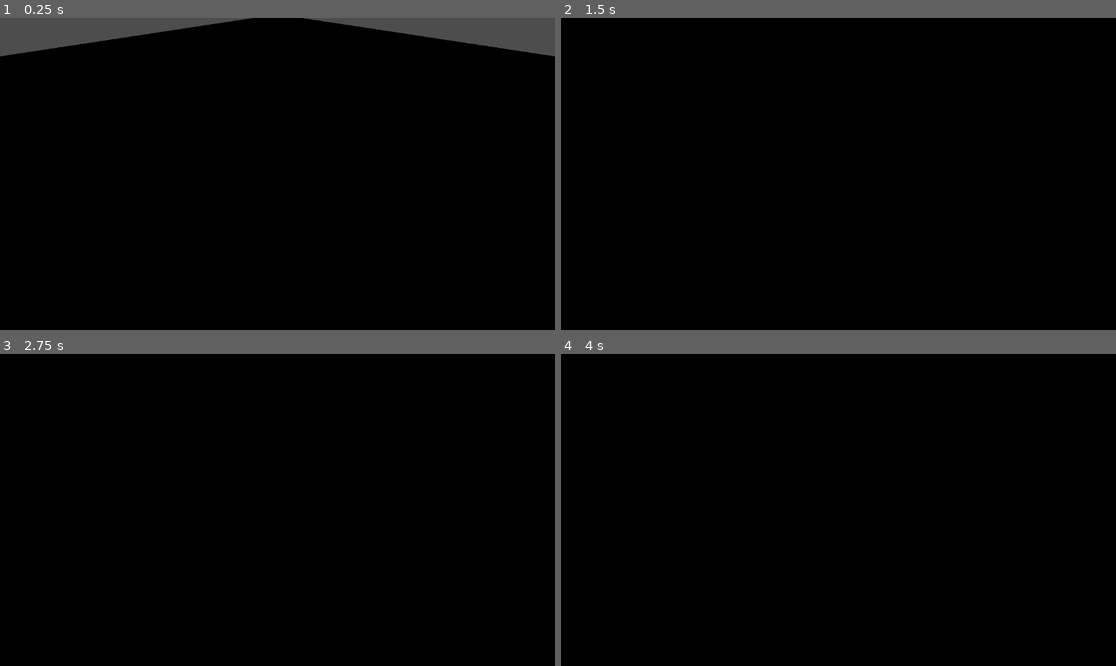
Above: before the commit, frames 1-4 (two rows, left to right).
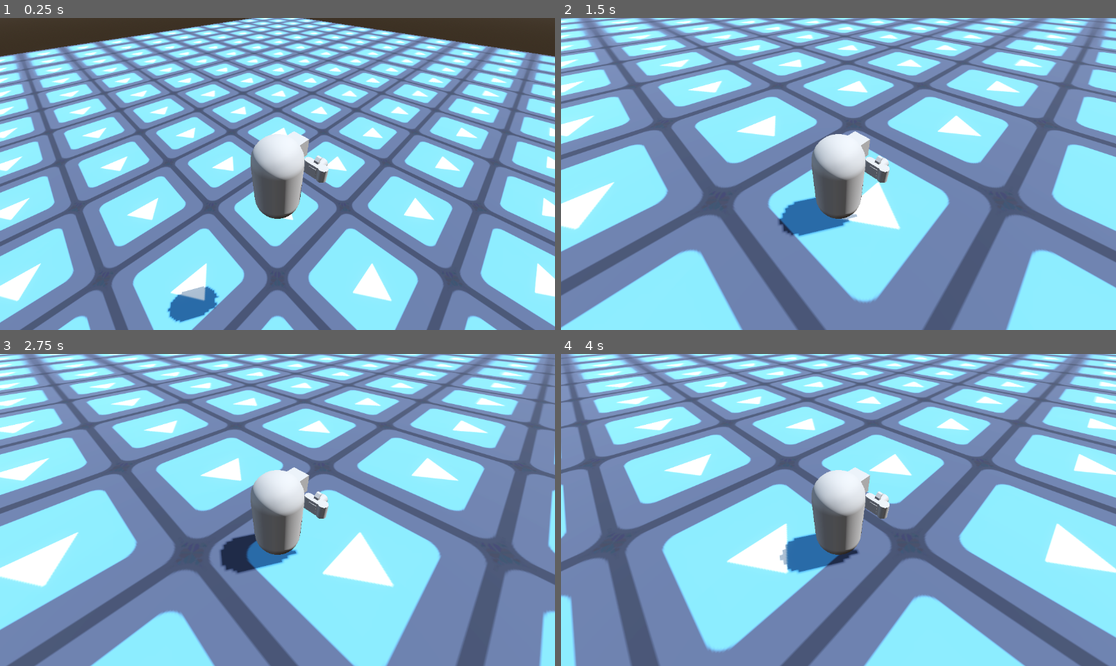
Above: after the commit, the same moments.

Repository: Vladimir-Maks/PhotikMasterShop
Game: Godot game, scene res://levels/test.tscn
Same seed, same stepped clock (60 frames per second), same inputs: the game is played once before the commit and once after it. The engine's default icon, where the game draws it, is replaced by a stand-in: a white triangle on a blue panel in a dark square.
Inputs:
- Up to frame 1 (0.25 s): no input
- Up to frame 2 (1.5 s): hold Right (ui_right) 0.53-1.28 s; hold Down (ui_down) from 1.28 s (still down)
- Up to frame 3 (2.75 s): release Down (ui_down) at 2.03 s; hold Right (ui_right) from 2.03 s (still down)
- Up to frame 4 (4 s): release Right (ui_right) at 2.78 s; hold Up (ui_up) 2.78-3.53 s; hold Left (ui_left) from 3.53 s (still down)

The runs differ from the first frame. In frame 1, 100% of the frame differs, in the area x 0-100%, y 0-100%; in frame 2, 100%; in frame 3, 100%; in frame 4, 100%.
Error after the commit: Cannot call method 'get_children' on a null value. (res://player/items/camera/shot.gd:8)

Commit message:
added some stuff to camera item

Diff:
--- a/levels/test.tscn
+++ b/levels/test.tscn
@@ -2,12 +2,32 @@
 
 [ext_resource type="Texture2D" uid="uid://bhx3jn5tacgm3" path="res://icon.svg" id="1_72lju"]
 [ext_resource type="PackedScene" uid="uid://jlqwmvi3wjs5" path="res://player/player.tscn" id="1_lkjt4"]
+
+[sub_resource type="ProceduralSkyMaterial" id="ProceduralSkyMaterial_lkjt4"]
+sky_horizon_color = Color(0.66224277, 0.6717428, 0.6867428, 1)
+ground_horizon_color = Color(0.66224277, 0.6717428, 0.6867428, 1)
+
+[sub_resource type="Sky" id="Sky_ny0t1"]
+sky_material = SubResource("ProceduralSkyMaterial_lkjt4")
+
+[sub_resource type="Environment" id="Environment_r4e4k"]
+background_mode = 2
+sky = SubResource("Sky_ny0t1")
+tonemap_mode = 2
+glow_enabled = true
 
 [sub_resource type="StandardMaterial3D" id="StandardMaterial3D_lkjt4"]
 albedo_texture = ExtResource("1_72lju")
 uv1_scale = Vector3(20, 20, 20)
 
 [node name="Node3D" type="Node3D" unique_id=963006657]
+
+[node name="DirectionalLight3D" type="DirectionalLight3D" parent="." unique_id=1196670640]
+transform = Transform3D(-0.8660254, -0.43301278, 0.25, 0, 0.49999997, 0.86602545, -0.50000006, 0.75, -0.43301266, 0, 0, 0)
+shadow_enabled = true
+
+[node name="WorldEnvironment" type="WorldEnvironment" parent="." unique_id=371985047]
+environment = SubResource("Environment_r4e4k")
 
 [node name="CharacterBody3D" parent="." unique_id=2015978442 instance=ExtResource("1_lkjt4")]
 transform = Transform3D(1, 0, 0, 0, 1, 0, 0, 0, 1, 0, 6.623839, 0)
--- a/player/items/camera/camera.tscn
+++ b/player/items/camera/camera.tscn
@@ -1,4 +1,7 @@
 [gd_scene format=3 uid="uid://cnw1gs866b7h5"]
+
+[ext_resource type="Script" uid="uid://c8x0o1kqyt1te" path="res://player/items/camera/shot.gd" id="1_7dfrm"]
+[ext_resource type="Script" uid="uid://ceeehuajjebm8" path="res://player/items/camera/transform_rays.gd" id="2_367m2"]
 
 [sub_resource type="BoxMesh" id="BoxMesh_dkyxo"]
 size = Vector3(0.35, 0.3, 0.16)
@@ -6,6 +9,11 @@
 [sub_resource type="CylinderMesh" id="CylinderMesh_7dfrm"]
 top_radius = 0.1
 bottom_radius = 0.1
+height = 0.3
+
+[sub_resource type="CylinderMesh" id="CylinderMesh_p5spu"]
+top_radius = 0.08
+bottom_radius = 0.08
 height = 0.3
 
 [sub_resource type="CylinderMesh" id="CylinderMesh_367m2"]
@@ -32,6 +40,10 @@
 transform = Transform3D(1, 0, 0, 0, 1, 0, 0, 0, 1, 0.18055642, 0, 0)
 mesh = SubResource("CylinderMesh_7dfrm")
 
+[node name="MeshInstance3D6" type="MeshInstance3D" parent="PlaceholderModel" unique_id=2142573092]
+transform = Transform3D(1, 0, 0, 0, 1, 0, 0, 0, 1, -0.1694084, 0, -0.00027278066)
+mesh = SubResource("CylinderMesh_p5spu")
+
 [node name="MeshInstance3D3" type="MeshInstance3D" parent="PlaceholderModel" unique_id=1575189108]
 transform = Transform3D(1, 0, 0, 0, -4.371139e-08, -1, 0, 1, -4.371139e-08, 0.0006814599, 0, -0.14981292)
 mesh = SubResource("CylinderMesh_367m2")
@@ -45,48 +57,15 @@
 rotation_edit_mode = 2
 mesh = SubResource("BoxMesh_rl5ao")
 
-[node name="Rays" type="Node3D" parent="." unique_id=1186735991]
-transform = Transform3D(1, 0, 0, 0, 1, 0, 0, 0, 1, 0.0006814599, -4.440892e-16, -0.31273627)
-
-[node name="RayCast3D" type="RayCast3D" parent="Rays" unique_id=1289303693]
-transform = Transform3D(1, 0, 0, 0, 1, 0, 0, 0, 1, 0, 0.94837964, 0)
-target_position = Vector3(0, 0, -3)
-
-[node name="RayCast3D2" type="RayCast3D" parent="Rays" unique_id=1641040966]
-transform = Transform3D(1, 0, 0, 0, 1, 0, 0, 0, 1, 0, -0.9318937, 0)
-target_position = Vector3(0, 0, -3)
-
-[node name="RayCast3D3" type="RayCast3D" parent="Rays" unique_id=428566109]
-target_position = Vector3(0, 0, -3)
-
-[node name="RayCast3D4" type="RayCast3D" parent="Rays" unique_id=71958602]
-transform = Transform3D(1, 0, 0, 0, 1, 0, 0, 0, 1, 0.81066585, 0, 0)
-target_position = Vector3(0, 0, -3)
-
-[node name="RayCast3D5" type="RayCast3D" parent="Rays" unique_id=1406954365]
-transform = Transform3D(1, 0, 0, 0, 1, 0, 0, 0, 1, -0.666481, 0, 0)
-target_position = Vector3(0, 0, -3)
-
-[node name="RayCast3D6" type="RayCast3D" parent="Rays" unique_id=1362976103]
-transform = Transform3D(1, 0, 0, 0, 1, 0, 0, 0, 1, -0.43140185, 0.4525395, 0)
-target_position = Vector3(0, 0, -3)
-
-[node name="RayCast3D7" type="RayCast3D" parent="Rays" unique_id=9866538]
-transform = Transform3D(1, 0, 0, 0, 1, 0, 0, 0, 1, 0.34867382, 0.43733007, 2.3841858e-07)
-target_position = Vector3(0, 0, -3)
-
-[node name="RayCast3D8" type="RayCast3D" parent="Rays" unique_id=1388702865]
-transform = Transform3D(1, 0, 0, 0, 1, 0, 0, 0, 1, 0.46834618, -0.4726345, 2.3841858e-07)
-target_position = Vector3(0, 0, -3)
-
-[node name="RayCast3D9" type="RayCast3D" parent="Rays" unique_id=416774507]
-transform = Transform3D(1, 0, 0, 0, 1, 0, 0, 0, 1, -0.48638386, -0.56403095, 2.3841858e-07)
-target_position = Vector3(0, 0, -3)
+[node name="RaysPivot" type="Marker3D" parent="." unique_id=29751268]
+unique_name_in_owner = true
+transform = Transform3D(1, 0, 0, 0, 1, 0, 0, 0, 1, 0, 0, -0.3)
+gizmo_extents = 1.0
 
 [node name="Interface" type="Node" parent="." unique_id=1115063143]
 
 [node name="Shot" type="Node" parent="Interface" unique_id=446580279]
+script = ExtResource("1_7dfrm")
 
-[node name="RenderImage" type="Node" parent="Interface" unique_id=280097517]
-
-[node name="IsHit" type="Node" parent="Interface" unique_id=245995589]
+[node name="TransformRays" type="Node" parent="Interface" unique_id=2055993967]
+script = ExtResource("2_367m2")
--- /dev/null
+++ b/player/items/camera/shot.gd
@@ -0,0 +1,18 @@
+extends Node
+
+var rays : Array[RayCast3D] = []
+
+# Called when the node enters the scene tree for the first time.
+func _ready() -> void:
+	#if this blow up... we are doomed
+	for child in %Rays.get_children():
+		if child is RayCast3D:
+			rays.append(child)
+
+
+func shot() -> int:
+	var hits := 0
+	for ray in rays:
+		if ray.is_colliding():
+			hits += 1
+	return hits
--- /dev/null
+++ b/player/items/camera/transform_rays.gd
@@ -0,0 +1,10 @@
+extends Node
+
+@onready var rays_node : Node3D = %Rays
+
+func transform_rays(new_global_transform : Transform3D) -> void:
+	if new_global_transform:
+		rays_node.global_transform = new_global_transform
+
+func set_focus(focus : float) -> void:
+	pass
--- a/player/movement.gd
+++ b/player/movement.gd
@@ -16,9 +16,7 @@
 	pass
 
 func _get_direction_diff() -> float:
-	var result := 1.0 - absf(wish_direction.length() - direction.length())
-	print(result)
-	return result
+	return 1.0 - absf(wish_direction.length() - direction.length())
 
 
 func _physics_process(delta: float) -> void:
--- a/player/player.tscn
+++ b/player/player.tscn
@@ -1,5 +1,6 @@
 [gd_scene format=3 uid="uid://jlqwmvi3wjs5"]
 
+[ext_resource type="PackedScene" uid="uid://cnw1gs866b7h5" path="res://player/items/camera/camera.tscn" id="1_g1dw6"]
 [ext_resource type="Script" uid="uid://dcnaq3pdl67u2" path="res://player/movement.gd" id="2_g1dw6"]
 [ext_resource type="Script" uid="uid://bmfc64ydmj6mh" path="res://player/camera.gd" id="2_yw30f"]
 
@@ -19,6 +20,8 @@
 
 [node name="Hands" type="Node3D" parent="." unique_id=1849246757]
 transform = Transform3D(1, 0, 0, 0, 1, 0, 0, 0, 1, 0.46412385, 0.22703514, -0.57325536)
+
+[node name="Node3D" parent="Hands" unique_id=399955640 instance=ExtResource("1_g1dw6")]
 
 [node name="MeshInstance3D" type="MeshInstance3D" parent="Hands" unique_id=2052699844]
 transform = Transform3D(0.18, 0, 0, 0, 0.18, 0, 0, 0, 0.18, 0, 0, 0)
@@ -49,6 +52,15 @@
 grow_vertical = 2
 stretch = true
 
+[node name="FPVSubViewport" type="SubViewport" parent="SubViewportContainer" unique_id=826408230]
+handle_input_locally = false
+size = Vector2i(1152, 648)
+render_target_clear_mode = 2
+render_target_update_mode = 0
+
+[node name="Camera3D" type="Camera3D" parent="SubViewportContainer/FPVSubViewport" unique_id=1815120584]
+transform = Transform3D(1, 0, 0, 0, 1, 0, 0, 0, 1, 0, 0.5774417, -0.4588905)
+
 [node name="CamSubViewport" type="SubViewport" parent="SubViewportContainer" unique_id=1443370904]
 handle_input_locally = false
 size = Vector2i(1152, 648)
Not shown, added: player/items/camera/shot.gd.uid
Not shown, added: player/items/camera/transform_rays.gd.uid
